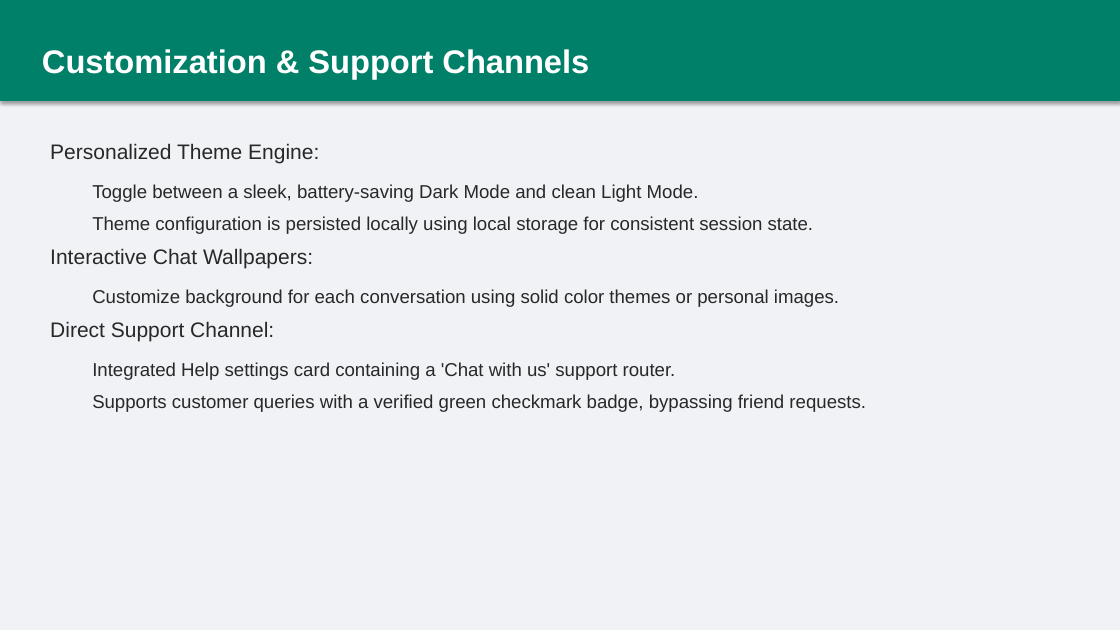
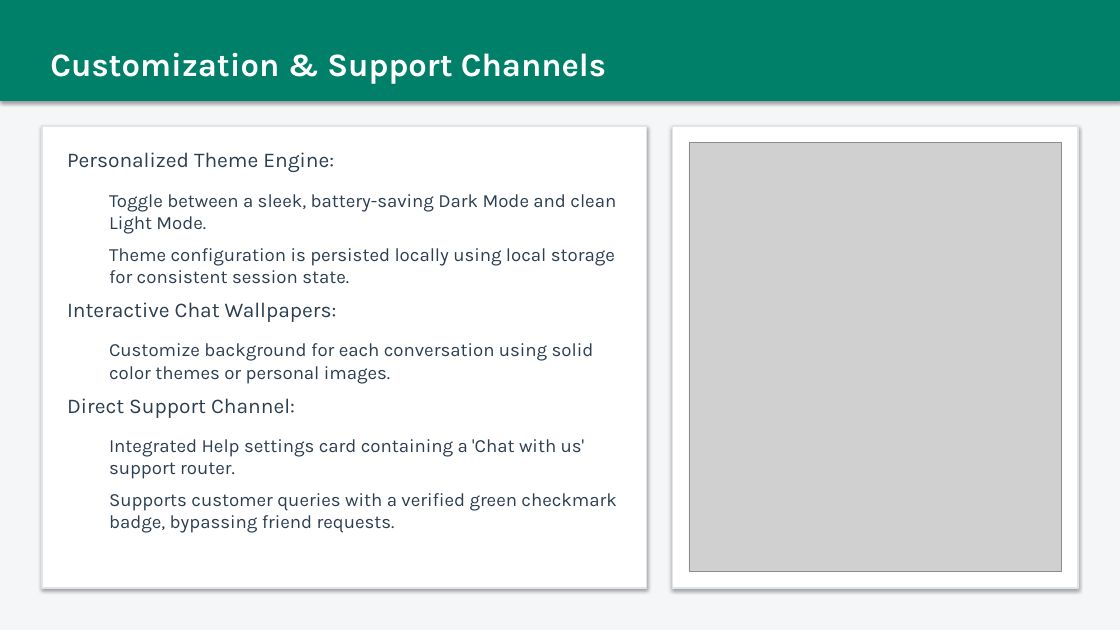
Before and after one commit to Stephen789201/whatsapp-clone, a slide deck: slide 9 of Talkies_Project_Presentation.pptx. Drawn at 1120x630 pixels with LibreOffice and Linux fonts; fonts in the diff are those of the drawing; grey boxes stand for pictures. Boxes give left, top, right and bottom in pixels: in the first picture for what was removed or moved away, otherwise in the second. Text is boxed around its words. In the diff, an @@ line names an element or a change of style, - is before the commit and + after.

Commit message:
Update PowerPoint presentation with card-based designs and embedded custom PNG illustrations

```diff
--- a/Talkies_Project_Presentation.pptx
+++ b/Talkies_Project_Presentation.pptx
@@ background #F0F2F5 to #F5F6F8 @@
@@ rectangle "Customization & Support Channels" at (0,0,1120,101): font Arial to Karla @@
@@ rectangle added at (42,126,647,588), fill #FFFFFF, outline #E1E4E8 1 pt @@
@@ text "Personalized Theme Engine:": place and size @@
-text "Personalized Theme Engine:" at (50,143,866,412)
+text "Personalized Theme Engine:" at (67,152,616,533)
@@ text "Personalized Theme Engine:" at (67,152,616,533): font Arial to Karla, text colour #282828 to #2C3E50 @@
@@ rectangle added at (672,126,1078,588), fill #FFFFFF, outline #E1E4E8 1 pt @@
@@ picture added at (689,143,1061,571) @@
```
Also in this commit, not shown: 9 other slides changed, 3 other files.
